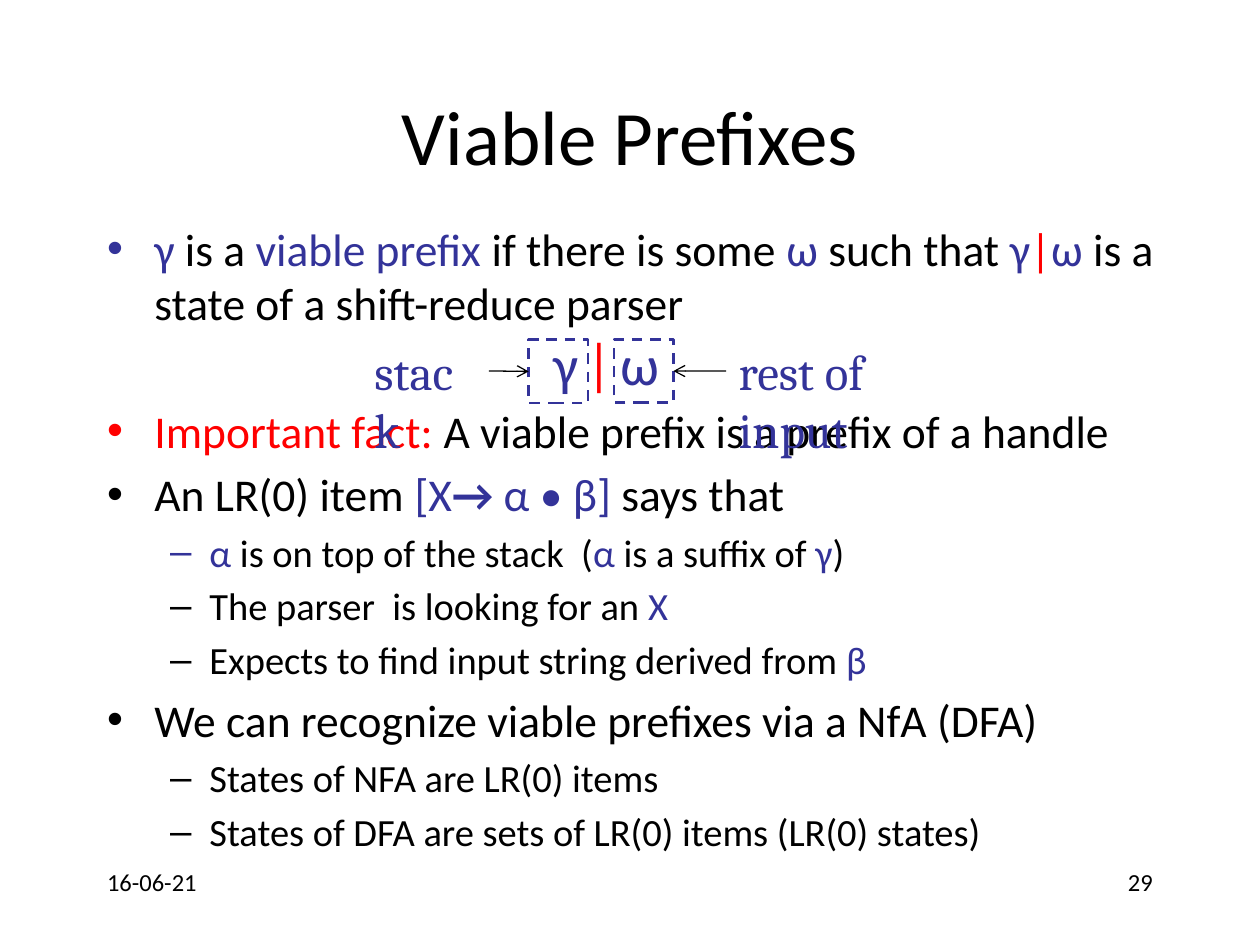
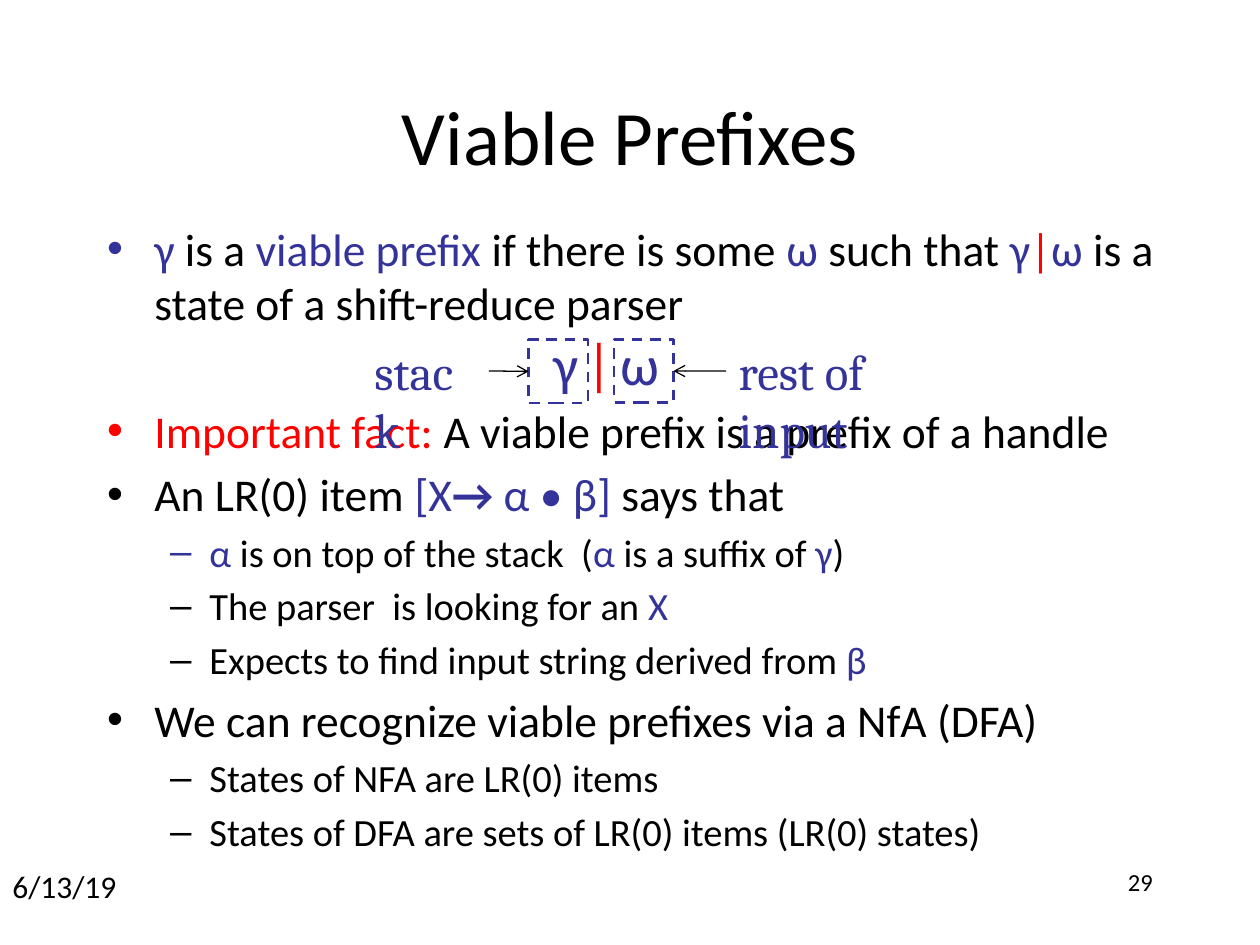
Before and after one commit to anoopsarkar/compilers-class, a slide deck: slide 29 of assets/ppt/parsing/lr2-lr_0-parsing.pptx. Drawn at 1260x945 pixels with LibreOffice and Linux fonts; fonts in the diff are those of the drawing. Boxes give left, top, right and bottom in pixels: in the first picture for what was removed or moved away, otherwise in the second. Text is boxed around its words. In the diff, an @@ line names an element or a change of style, - is before the commit and + after.

```diff
--- a/assets/ppt/parsing/lr2-lr_0-parsing.pptx
+++ b/assets/ppt/parsing/lr2-lr_0-parsing.pptx
@@ text at bbox=[12, 876, 116, 900]: text changed; size 14 to 18 pt @@
-16-06-21
+6/13/19
```
Also in this commit, not shown: 4 other slides changed, 4 other files.
